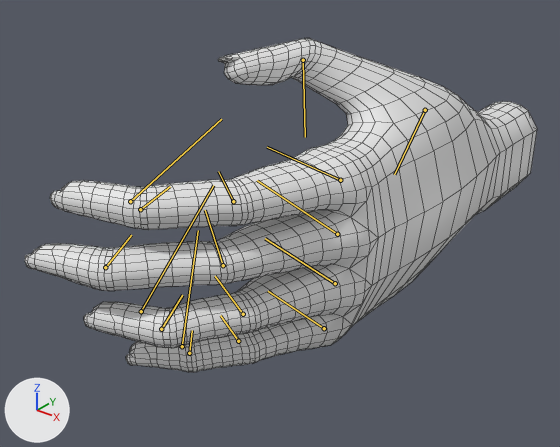
The FBX model DeadRoomGame/Assets/Jurrien/Hands/VRHand.fbx: old version first, new version second.
The view is the same before and after, from a 50 mm lens placed at (0.138, -0.312, 0.143), pointed at (-0.036, -0.096, 0.008). Arrows for +X, +Y and +Z are at lower left; the lights stay in place. Both versions are drawn at the pose saved in each file; the numbers are the values there. The bones that change are drawn over the model as lines. Mesh edges are drawn as thin lines.

Objects in the first picture: 'Hands'.
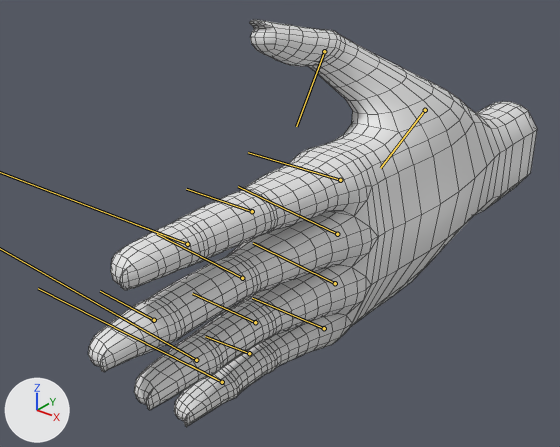
Where the change shows, as pixel boxes [x1, y1, x2, y2] in the pictures (560 x 447 px):
'Hands', posed (12% narrower, 22% taller)
    before: [25, 38, 537, 372]
    after: [88, 20, 537, 427]
bone 'finger_thumb_0_l', root to tip
    before: (425, 110) to (394, 174)
    after: (425, 110) to (380, 168)
bone 'finger_thumb_2_l', root to tip
    before: (303, 60) to (305, 137)
    after: (324, 51) to (296, 126)
bone 'finger_index_0_l', root to tip
    before: (340, 180) to (267, 147)
    after: (340, 180) to (248, 152)
bone 'finger_index_1_l', root to tip
    before: (233, 201) to (218, 171)
    after: (252, 211) to (186, 189)
bone 'finger_index_2_l', root to tip
    before: (140, 209) to (170, 186)
    after: (187, 244) to (133, 223)
bone 'finger_middle_0_l', root to tip
    before: (337, 234) to (257, 180)
    after: (337, 234) to (238, 186)
bone 'finger_middle_1_l', root to tip
    before: (223, 265) to (205, 210)
    after: (242, 278) to (157, 234)
bone 'finger_middle_2_l', root to tip
    before: (105, 267) to (131, 235)
    after: (154, 320) to (100, 291)
bone 'finger_ring_0_l', root to tip
    before: (335, 283) to (265, 238)
    after: (335, 283) to (253, 243)
bone 'finger_ring_1_l', root to tip
    before: (243, 314) to (215, 276)
    after: (255, 322) to (192, 293)
bone 'finger_ring_2_l', root to tip
    before: (161, 329) to (182, 295)
    after: (196, 360) to (147, 332)
bone 'finger_pinky_0_l', root to tip
    before: (324, 328) to (268, 291)
    after: (324, 328) to (252, 298)
bone 'finger_pinky_1_l', root to tip
    before: (238, 341) to (220, 315)
    after: (249, 353) to (205, 336)
bone 'finger_pinky_2_l', root to tip
    before: (189, 353) to (192, 330)
    after: (222, 382) to (189, 365)
bone 'finger_pinky_l_aux', root to tip
    before: (182, 346) to (198, 230)
    after: (222, 382) to (38, 288)

What the commit changed:
Bone 'finger_thumb_0_l' (bone_finger_thumb_0_l) turns from (12, 10, 5) to (0, 0, 0) degrees about its own x, y and z.
Bone 'finger_thumb_2_l' (bone_finger_thumb_2_l) turns from (-5, 2, 13) to (0, 0, 0) degrees about its own x, y and z.
Bone 'finger_index_0_l' (bone_finger_index_0_l) turns from (0, 0, 13) to (0, 0, 0) degrees about its own x, y and z.
Bone 'finger_index_1_l' (bone_finger_index_1_l) turns from (0, 1, 22) to (0, 0, 0) degrees about its own x, y and z.
Bone 'finger_index_2_l' (bone_finger_index_2_l) turns from (-3, 3, 30) to (0, 0, 0) degrees about its own x, y and z.
Bone 'finger_middle_0_l' (bone_finger_middle_0_l) turns from (0, -1, 12) to (0, 0, 0) degrees about its own x, y and z.
Bone 'finger_middle_1_l' (bone_finger_middle_1_l) turns from (-1, -2, 27) to (0, 0, 0) degrees about its own x, y and z.
Bone 'finger_middle_2_l' (bone_finger_middle_2_l) turns from (-1, -1, 28) to (0, 0, 0) degrees about its own x, y and z.
Bone 'finger_ring_0_l' (bone_finger_ring_0_l) turns from (0, 0, 9) to (0, 0, 0) degrees about its own x, y and z.
Bone 'finger_ring_1_l' (bone_finger_ring_1_l) turns from (0, 0, 19) to (0, 0, 0) degrees about its own x, y and z.
Bone 'finger_ring_2_l' (bone_finger_ring_2_l) turns from (7, -5, 38) to (0, 0, 0) degrees about its own x, y and z.
Bone 'finger_pinky_0_l' (bone_finger_pinky_0_l) turns from (0, 0, 15) to (0, 0, 0) degrees about its own x, y and z.
Bone 'finger_pinky_1_l' (bone_finger_pinky_1_l) turns from (1, 0, 20) to (0, 0, 0) degrees about its own x, y and z.
Bone 'finger_pinky_2_l' (bone_finger_pinky_2_l) turns from (1, 0, 18) to (0, 0, 0) degrees about its own x, y and z.
Bone 'finger_index_l_aux' (bone_finger_index_l_aux) moves from (-0.0094, 0.0323, -0.0019) to (0.0, 0.0, 0.0).
Bone 'finger_index_l_aux' (bone_finger_index_l_aux) turns from (-5, 5, 67) to (0, 0, 0) degrees about its own x, y and z.
Bone 'finger_ring_l_aux' (bone_finger_ring_l_aux) moves from (-0.0087, 0.0314, 0.0017) to (0.0, 0.0, 0.0).
Bone 'finger_ring_l_aux' (bone_finger_ring_l_aux) turns from (-3, -2, 65) to (0, 0, 0) degrees about its own x, y and z.
Bone 'finger_pinky_l_aux' (bone_finger_pinky_l_aux) moves from (-0.0068, 0.0234, 0.0002) to (0.0, 0.0, 0.0).
Bone 'finger_pinky_l_aux' (bone_finger_pinky_l_aux) turns from (2, -1, 53) to (0, 0, 0) degrees about its own x, y and z.
